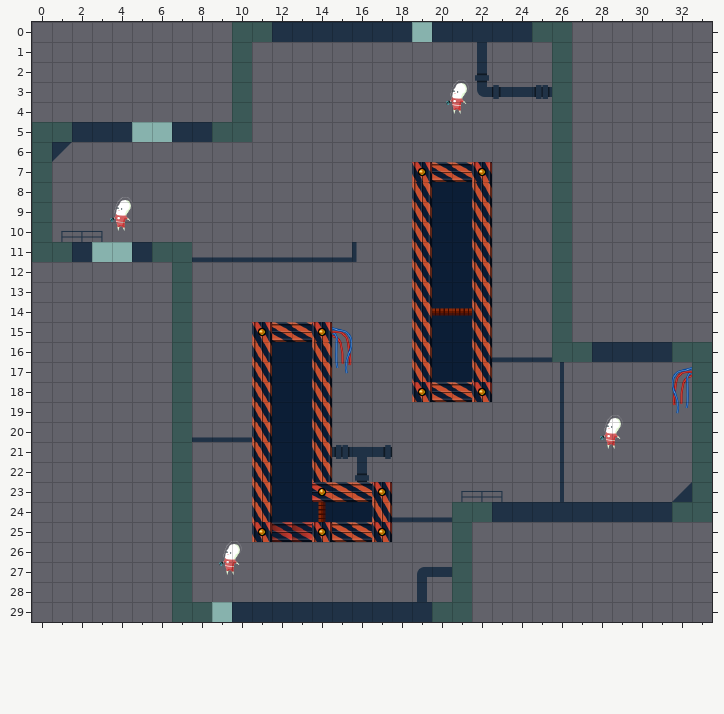
Tiled map: data/maps/newwave.tmx. That is the earlier state.
Cells are 36x36 px. Shown: x 0..33, y 0..29.
After the commit:
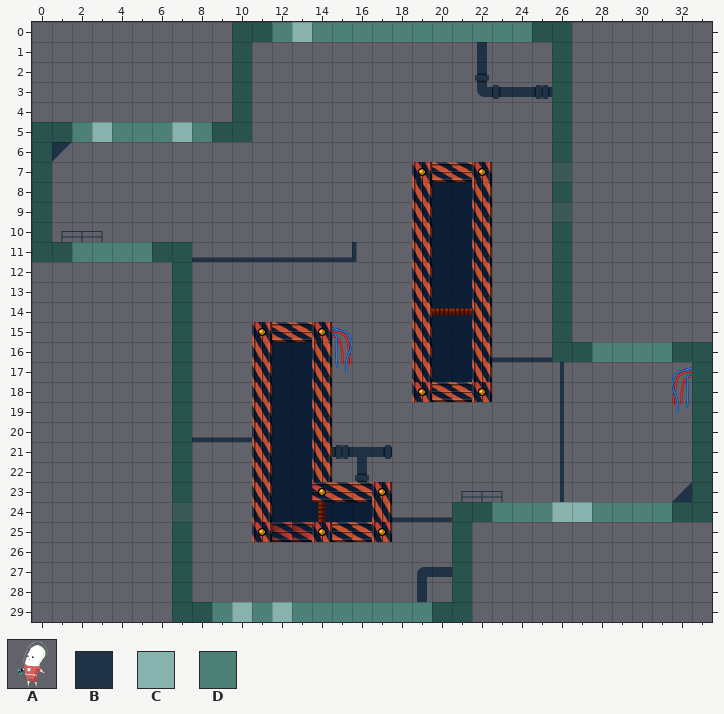
Key: from "foxy": A 0; from "space platform": B 76, C 149, D 221.
_ is an empty cell.
Objects are placed by their top-left corner, in cells (3,4 is the top-left corner of cell 3,4); size is 1x1 cell unless given.
See-through tiles are keyed as they look on the map.
Change:
Layer "terrain":
y 0: x 12..18 BBBBBBB -> CCCCCCC; x 20..24 BBBBB -> CCCCC
y 5: x 2..4 BBB -> CCC; x 7..8 BB -> CC
y 11: x 2 B -> C; x 5 B -> C
y 16: x 28..31 BBBB -> CCCC
y 24: x 23..31 BBBBBBBBB -> CCCCCCCCC
y 29: x 10..19 BBBBBBBBBB -> CCCCCCCCCC
Layer "actors" (removed):
removed: A "player1" at 20.4,2.9 size 1.8x1.8
removed: A "player4" at 3.6,8.7 size 1.8x1.8
removed: A "player2" at 28.1,19.6 size 1.8x1.8
removed: A "player3" at 9,25.9 size 1.8x1.8
Layer "fg":
y 0: x 12 _ -> D; x 14..24 ___________ -> DDDDDDDDDDD
y 5: x 2 _ -> D; x 4..6 ___ -> DDD; x 8 _ -> D
y 11: x 2..5 ____ -> DDDD
y 16: x 28..31 ____ -> DDDD
y 24: x 23..25 ___ -> DDD; x 28..31 ____ -> DDDD
y 29: x 9 _ -> D; x 11 _ -> D; x 13..19 _______ -> DDDDDDD
